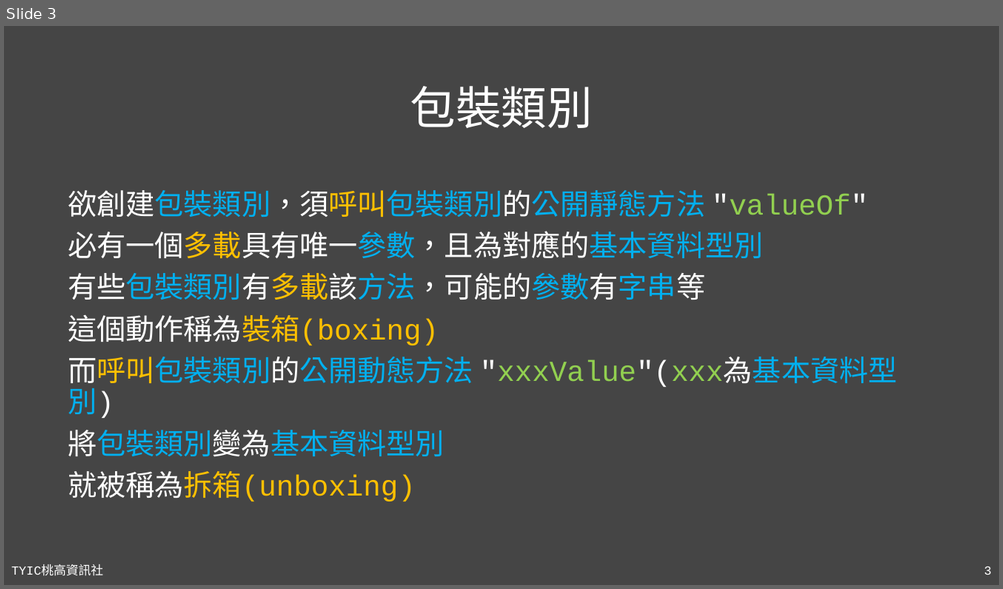
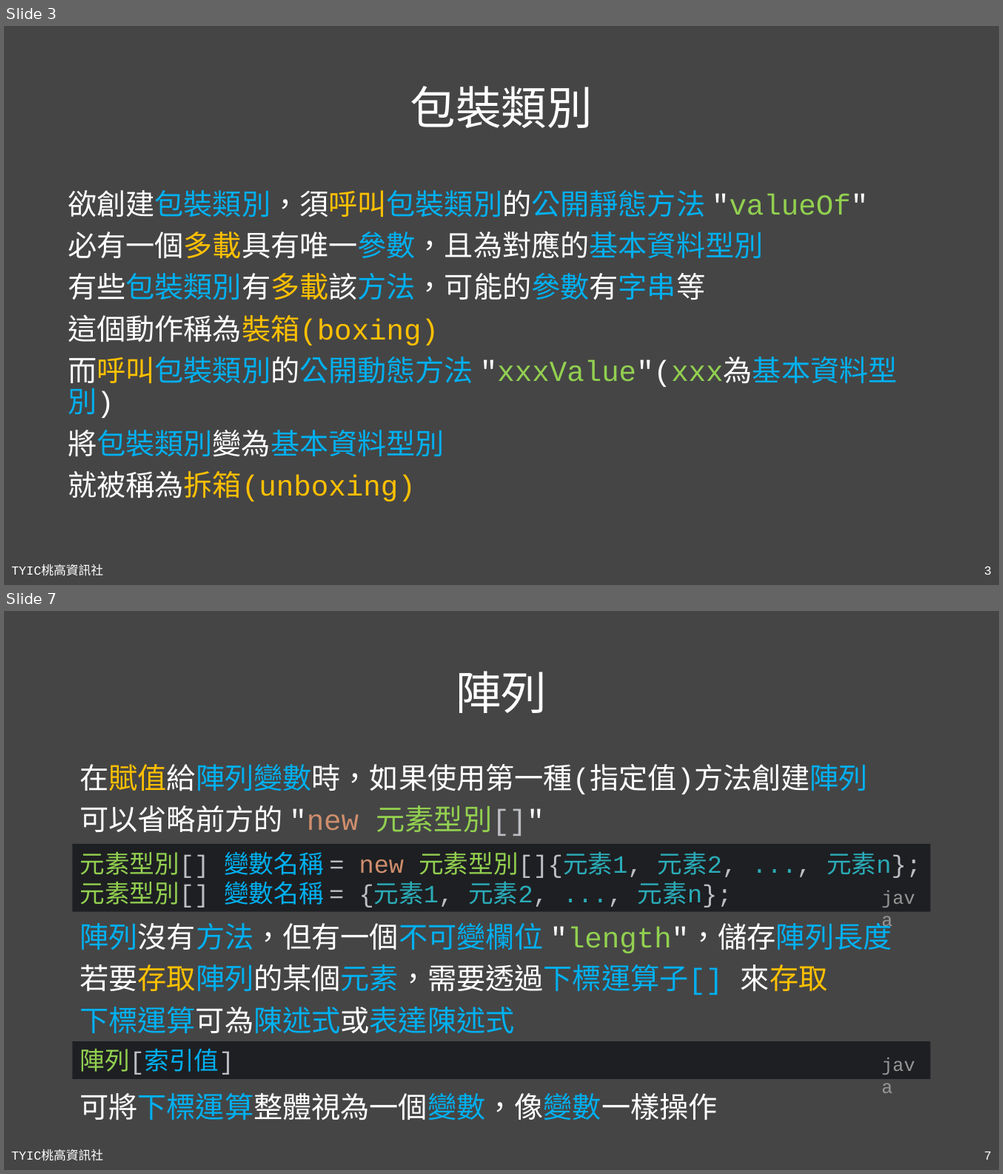
Before and after one commit to TYSHIC/slides, a slide deck: powerpoint/10_包裝類別與工具類別(1).pptx. Shown one above the other, each under a label of ours: slide 3 before the commit, slides 3 and 7 after it; the slides between them are not shown. The pictures are 1003x589 and 1003x1174 pixels, drawn with LibreOffice and Linux fonts; fonts in the diff are those of the drawing. Boxes give left, top, right and bottom in pixels: in the first picture for what was removed or moved away, otherwise in the second. Text is boxed around its words. In the diff, an @@ line names an element or a change of style, - is before the commit and + after.

```diff
--- a/powerpoint/10_包裝類別與工具類別(1).pptx
+++ b/powerpoint/10_包裝類別與工具類別(1).pptx
@@ slide 7 added at bbox=[4, 611, 999, 1170], background #454545; not listed: 2 template elements that a slide beside it also shows @@
@@ title added at bbox=[455, 671, 546, 713], 44 pt, text #FFFFFF @@
+陣列
@@ text added at bbox=[79, 764, 868, 836], 28 pt, text #FFFFFF @@
+在賦值給陣列變數時，如果使用第一種(指定值)方法創建陣列
+可以省略前方的 "new 元素型別[]"
@@ rectangle added at bbox=[73, 845, 930, 912], fill #1E1F22, 24 pt, text #2AACB8 @@
+元素型別[] 變數名稱 = new 元素型別[]{元素1, 元素2, ..., 元素n};
+元素型別[] 變數名稱 = {元素1, 元素2, ..., 元素n};
@@ text added at bbox=[874, 882, 930, 911], 18 pt, text #969696 @@
+java
@@ text added at bbox=[79, 923, 892, 1034], 28 pt, text #00B0F0 @@
+陣列沒有方法，但有一個不可變欄位 "length"，儲存陣列長度
+若要存取陣列的某個元素，需要透過下標運算子[] 來存取
+下標運算可為陳述式或表達陳述式
@@ rectangle added at bbox=[73, 1042, 930, 1079], fill #1E1F22, 24 pt, text #00B0F0 @@
+陣列[索引值]
@@ text added at bbox=[874, 1050, 930, 1079], 18 pt, text #969696 @@
+java
@@ text added at bbox=[79, 1093, 717, 1121], 28 pt, text #FFFFFF @@
+可將下標運算整體視為一個變數，像變數一樣操作
```
Also in this commit, not shown: 2 slides changed, 6 other slides added, 7 other files.
